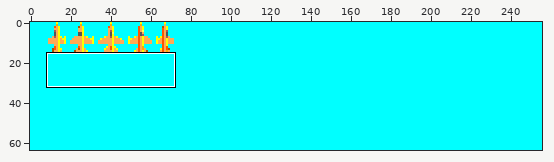
Sprite sheet: data/img/sprites.png. Above: a wide view before the commit, with the close-up outlined.
Close-up. Before the commit:
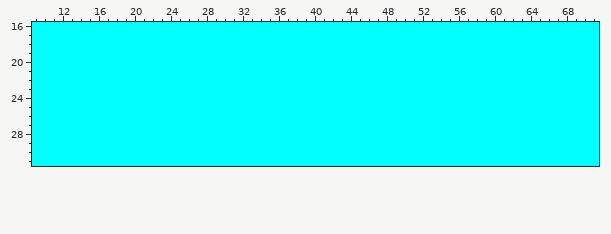
The file is 256x64 pixels. Shown: x 9..71, y 16..31.
And afterwards:
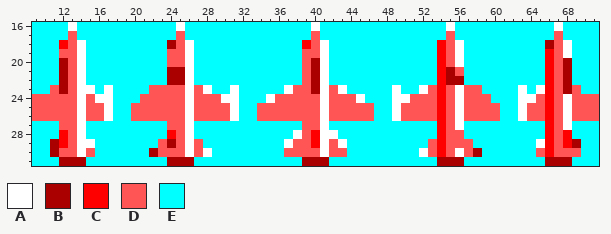
Palette (. is transparent): A #ffffff  B #aa0000  C #ff0000  D #ff5555  E #00ffff
The exact change:
y 16: x 13 E -> A; x 25 E -> A; x 40 E -> A; x 55 E -> A; x 67 E -> A
y 17: x 13 E -> D; x 25 E -> D; x 40 E -> D; x 55 E -> D; x 67 E -> D
y 18: x 12..14 EEE -> CDA; x 24..26 EEE -> BDA; x 39..41 EEE -> CDA; x 54..56 EEE -> CDA; x 66..68 EEE -> BDA
y 19: x 12..14 EEE -> DDA; x 24..26 EEE -> DDA; x 39..41 EEE -> DDA; x 54..56 EEE -> CDA; x 66..68 EEE -> CDA
y 20: x 12..14 EEE -> BDA; x 24..26 EEE -> DDA; x 39..41 EEE -> DBA; x 54..56 EEE -> CDA; x 66..68 EEE -> CDB
y 21: x 12..14 EEE -> BDA; x 24..26 EEE -> BBA; x 39..41 EEE -> DBA; x 54..56 EEE -> CBD; x 66..68 EEE -> CDB
y 22: x 12..14 EEE -> BDA; x 24..26 EEE -> BBA; x 39..41 EEE -> DBA; x 54..56 EEE -> CBB; x 66..68 EEE -> CDB
y 23: x 11..15 EEEEE -> DBDAA; x 17 E -> A; x 22..28 EEEEEEE -> DDDDADA; x 31 E -> A; x 37..43 EEEEEEE -> ADDBADA; x 49 E -> A; x 52..58 EEEEEEE -> ADCDADD; x 63 E -> A; x 65..69 EEEEE -> ACDBD
y 24: x 9..17 EEEEEEEEE -> DDDDDADAA; x 21..31 EEEEEEEEEEE -> DDDDDADDDAA; x 35..45 EEEEEEEEEEE -> ADDDDDADDDA; x 49..59 EEEEEEEEEEE -> AADDDCDADDD; x 63..71 EEEEEEEEE -> AADCDADDD
y 25..26: x 9..17 EEEEEEEEE -> DDDDDADDA; x 20..31 EEEEEEEEEEEE -> DDDDDDADDDDA; x 34..46 EEEEEEEEEEEEE -> DDDDDDDADDDDD; x 49..60 EEEEEEEEEEEE -> ADDDDCDADDDD; x 63..71 EEEEEEEEE -> ADDCDADDD
y 27: x 12..14 EEE -> DDA; x 24..26 EEE -> DDA; x 39..41 EEE -> DDA; x 54..56 EEE -> CDA; x 66..68 EEE -> CDA
y 28: x 12..14 EEE -> CDA; x 24..26 EEE -> CDA; x 38..42 EEEEE -> ADCAA; x 54..56 EEE -> CDD; x 66..68 EEE -> CDC
y 29: x 11..15 EEEEE -> BCDAA; x 23..27 EEEEE -> DBDAD; x 37..43 EEEEEEE -> ADDCADA; x 53..57 EEEEE -> DCDDD; x 65..69 EEEEE -> ACDCB
y 30: x 11..15 EEEEE -> BDDAD; x 22..28 EEEEEEE -> BDDDADA; x 37..43 EEEEEEE -> DDDDADD; x 52..58 EEEEEEE -> ADCDADB; x 65..69 EEEEE -> DCDDD
y 31: x 12..14 EEE -> BBB; x 24..26 EEE -> BBB; x 39..41 EEE -> BBB; x 54..56 EEE -> BBB; x 66..68 EEE -> BBB
